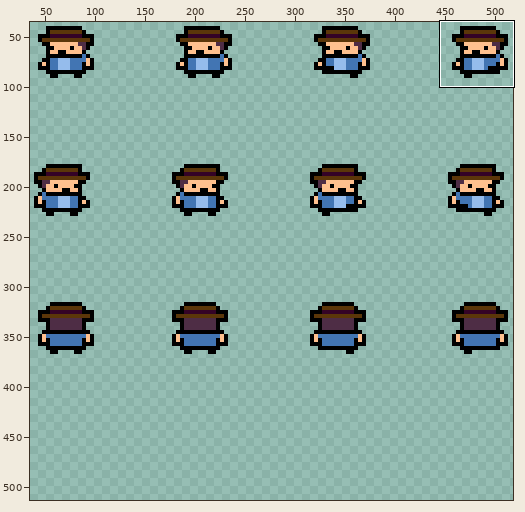
One commit to this sprite sheet: Assets/Sprites/PacStudent.png. Above, an overview of the earlier version with the close-up marked.
Close-up. Before:
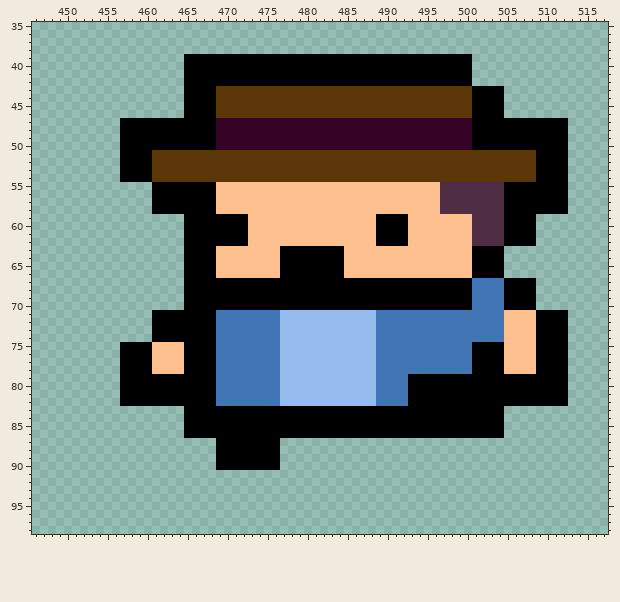
The file is 512x384 pixels. Shown: x 446..517, y 35..98. The old version is drawn lined up with the new one. The wide view leaves out empty margins. The commit also changed other parts of the picture, which this record leaves out.
New version:
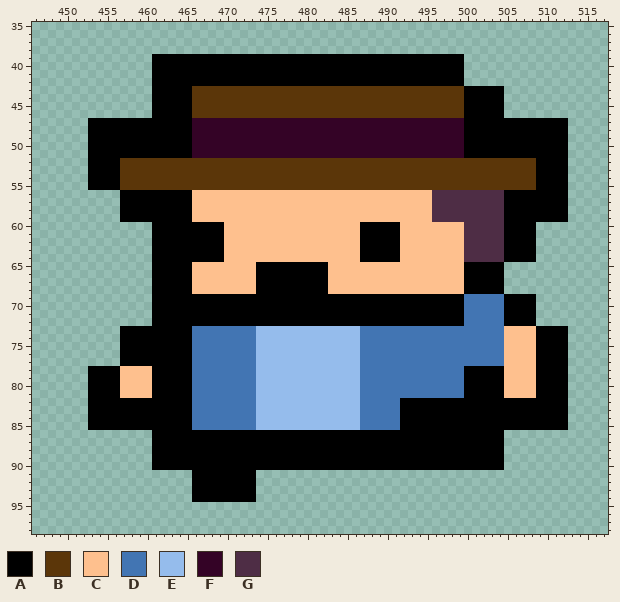
Palette (. is transparent): A #000000  B #5b3609  C #fec08e  D #4275b3  E #95bcec  F #340326  G #4e2d45
From old to new:
canvas 512x384 -> 552x552; drawings rearranged on the sheet (the old picture shows each at its new place)
The author put colour A in rows 39 to 46 at x 461 to 464; in rows 47 to 55 at x 453 to 456; in rows 56 to 58 at x 457 to 460; in row 59 at x 457 to 464 and 509 to 512; in rows 60 to 62 at x 461 to 464; in rows 63 to 64 at x 461 to 464 and 505 to 508.
The author put colour A in rows 65 to 70 at x 461 to 464; in rows 73 to 74 at x 457 to 460; in rows 78 to 82 at x 453 to 456; in rows 83 to 85 at x 453 to 464 and 505 to 512; in row 86 at x 461 to 464; in rows 87 to 90 at x 461 to 468 and 477 to 504.
The author put colour A in rows 91 to 94 at x 466 to 473.
Colour B becomes colour A in rows 43 to 46 at x 500; in row 51 at x 461 to 465 and 500 to 508.
Colour C becomes colour A in rows 60 to 62 at x 487 to 488; in rows 63 to 64 at x 469 and 487 to 491; in rows 65 to 66 at x 474 to 476 and 500; in rows 71 to 72 at x 505 to 508; in rows 75 to 78 at x 461 to 464.
Colour D becomes colour A in rows 67 to 68 at x 501 to 504; in rows 71 to 72 at x 469 to 476 and 489 to 499; in row 78 at x 500; in row 82 at x 492.
Colour E becomes colour A in rows 71 to 72 at x 477 to 488.
Colour F becomes colour A in rows 47 to 50 at x 500.
The author put colour B in row 55 at x 457 to 460.
Colour A becomes colour B in rows 43 to 46 at x 466 to 468; in rows 52 to 54 at x 457 to 460; in row 55 at x 461 to 468 and 505 to 508.
Colour C becomes colour B in row 55 at x 469 to 496.
Colour G becomes colour B in row 55 at x 497 to 504.
Colour A becomes colour C in rows 56 to 58 at x 466 to 468; in row 59 at x 466 to 472 and 489 to 492; in rows 60 to 62 at x 470 to 472 and 492; in rows 63 to 64 at x 477 to 484; in rows 65 to 66 at x 466 to 468 and 483 to 484; in rows 67 to 68 at x 466 to 473 and 483 to 499.
Colour A becomes colour C in row 78 at x 457 to 460; in rows 79 to 81 at x 457 to 460 and 505 to 508.
Colour A becomes colour D in rows 69 to 70 at x 500; in rows 73 to 74 at x 466 to 468; in rows 75 to 77 at x 466 to 468 and 501 to 504; in row 78 at x 466 to 468; in rows 79 to 81 at x 466 to 468 and 493 to 499; in row 82 at x 466 to 468.
Colour A becomes colour D in rows 83 to 85 at x 466 to 473 and 487 to 491.
Colour E becomes colour D in rows 73 to 82 at x 487 to 488.
Colour A becomes colour E in rows 83 to 85 at x 474 to 486.
Colour D becomes colour E in rows 73 to 82 at x 474 to 476.
Colour A becomes colour F in rows 47 to 50 at x 466 to 468.
Colour B becomes colour F in row 51 at x 466 to 499.
Colour A becomes colour G in rows 63 to 64 at x 501 to 504.
Colour C becomes colour G in rows 56 to 58 at x 496; in row 59 at x 496 to 500; in rows 60 to 64 at x 500.
Colour A is removed in rows 39 to 42 at x 500; in rows 67 to 68 at x 505 to 508; in rows 71 to 72 at x 509 to 512.
Pixel boxes of the changes (left, top, right, bottom) in both close-ups:
changed: (88, 54, 568, 502)
